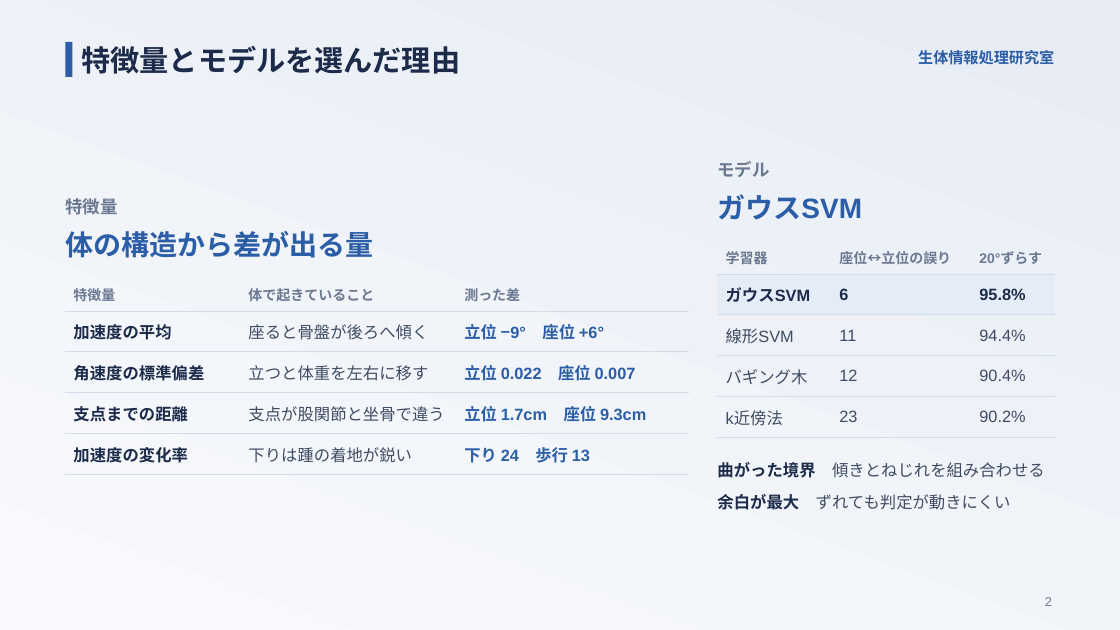
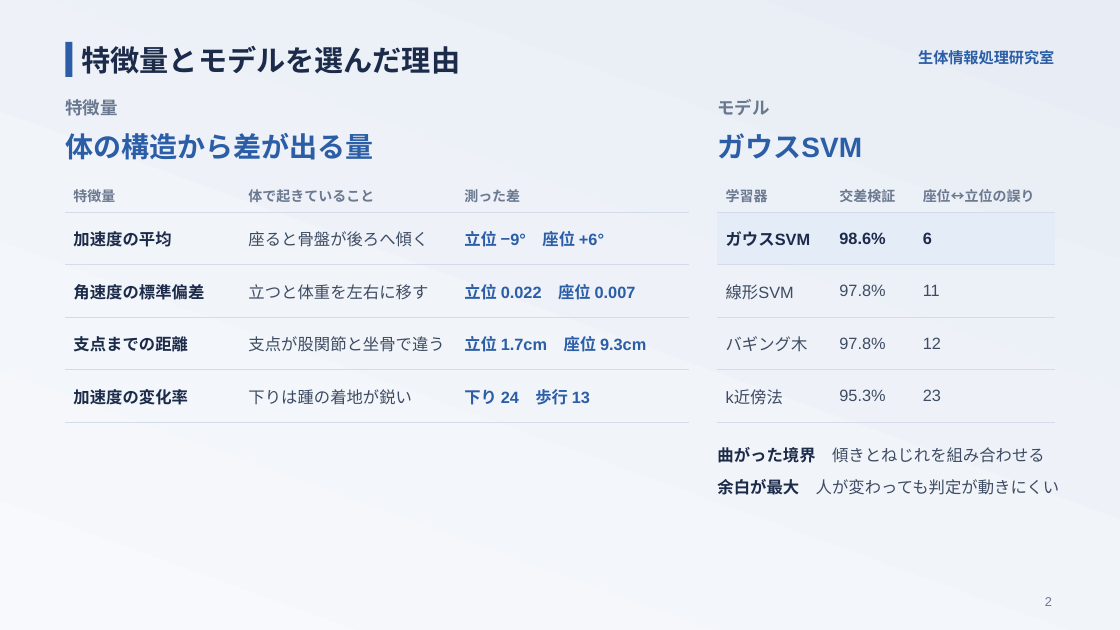
Before and after one commit to takuto-nohara/DataScienceContest, a slide deck: slide 2 of presentation/production_data_results.pptx. Drawn at 1120x630 pixels with LibreOffice and Linux fonts; fonts in the diff are those of the drawing. Boxes give left, top, right and bottom in pixels: in the first picture for what was removed or moved away, otherwise in the second. Text is boxed around its words. In the diff, an @@ line names an element or a change of style, - is before the commit and + after.

```diff
--- a/presentation/production_data_results.pptx
+++ b/presentation/production_data_results.pptx
@@ text "特徴量": place and size @@
-text "特徴量" at (65, 198, 117, 215)
+text "特徴量" at (65, 99, 117, 116)
@@ text "モデル": place and size @@
-text "モデル" at (717, 161, 769, 177)
+text "モデル" at (717, 99, 769, 115)
@@ text "体の構造から差が出る量": place and size @@
-text "体の構造から差が出る量" at (65, 231, 373, 258)
+text "体の構造から差が出る量" at (65, 133, 373, 160)
@@ text "ガウスSVM": place and size @@
-text "ガウスSVM" at (717, 194, 862, 220)
+text "ガウスSVM" at (717, 133, 862, 159)
@@ table: place and size @@
-table at (66, 278, 690, 475)
+table at (66, 179, 690, 423)
@@ table at (718, 179, 1054, 423) @@
-row 1, column 2: 座位↔立位の誤り
+row 1, column 2: 交差検証
-row 1, column 3: 20°ずらす
+row 1, column 3: 座位↔立位の誤り
-row 2, column 2: 6
+row 2, column 2: 98.6%
-row 2, column 3: 95.8%
+row 2, column 3: 6
-row 3, column 2: 11
+row 3, column 2: 97.8%
-row 3, column 3: 94.4%
+row 3, column 3: 11
-row 4, column 2: 12
+row 4, column 2: 97.8%
-row 4, column 3: 90.4%
+row 4, column 3: 12
-row 5, column 2: 23
+row 5, column 2: 95.3%
-row 5, column 3: 90.2%
+row 5, column 3: 23
@@ table: place and size @@
-table at (718, 241, 1054, 438)
+table at (718, 179, 1054, 423)
@@ text "曲がった境界 傾きとねじれを組み合わせる": place and size @@
-text "曲がった境界 傾きとねじれを組み合わせる" at (717, 462, 1045, 478)
+text "曲がった境界 傾きとねじれを組み合わせる" at (717, 447, 1045, 463)
@@ text at (717, 479, 1060, 495): text changed @@
-余白が最大 ずれても判定が動きにくい
+余白が最大 人が変わっても判定が動きにくい
```
Also in this commit, not shown: 1 other slide changed, 12 other files.
